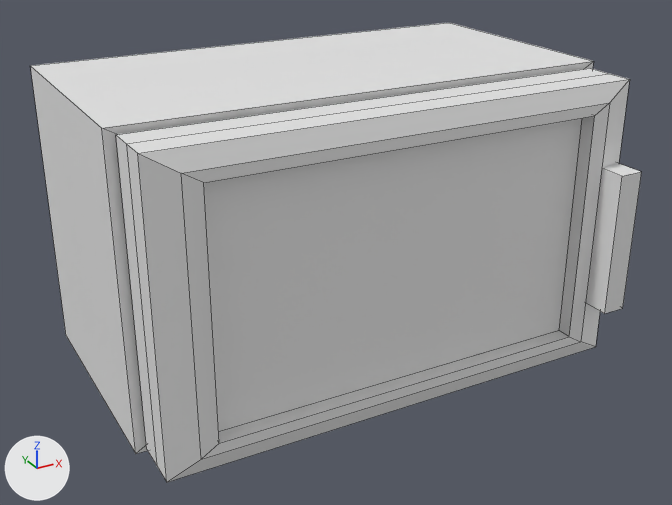
The FBX model Assets/Models/Furnitures/Microwave.fbx, before and after one commit.
Before and after are seen from a 50 mm lens placed at (4.16, -0.49, 2.19), pointed at (5.64, 2.21, 0.85). Lighting does not change. The marker at lower left points along +X, +Y and +Z. Mesh edges are drawn as thin lines. Where no turn or scale is listed for an object, it has been applied to the vertices.

The first picture shows 'Microwave'.
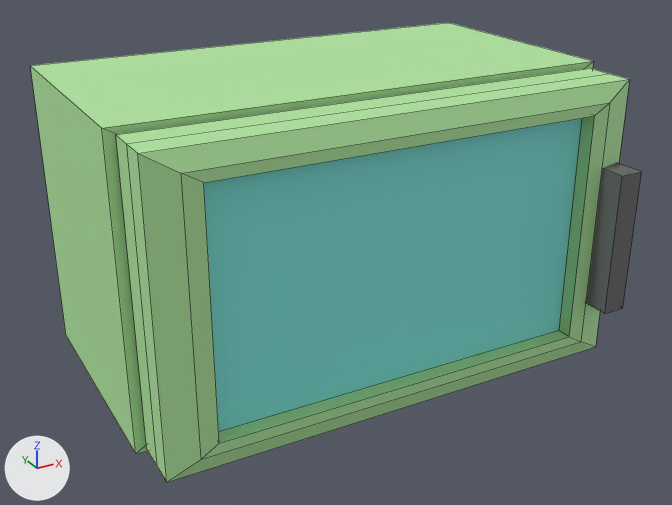
What changed in the scene script:
```text
Add mat_soft_grey:
    mat_soft_grey = principled_material('Soft grey')
    mat_soft_grey.base_color = (0.133, 0.133, 0.133)  # dark grey #666666
    mat_soft_grey.roughness = 0.69
Add mat_screen_blue:
    mat_screen_blue = principled_material('Screen blue')
    mat_screen_blue.base_color = (0.22, 0.8, 0.755)  # cyan #81e7e1
    mat_screen_blue.roughness = 0.69
Add mat_accesable_green:
    mat_accesable_green = principled_material('Accesable green')
    mat_accesable_green.base_color = (0.446, 0.8, 0.356)  # green #b2e7a1
    mat_accesable_green.roughness = 0.69
Change me_cube_018:
    where me_cube_018.from_pydata(...)  # 48 vertices, 42 faces; spans x -0.88..0.88, y -0.77..0.44, z -0.53..0.53
    used by ob_microwave; location = (5.669, 2.408, 0.953)
    me_cube_018 part 1: all 35 faces that had it switch from mat_material_002 (white #e7e7e7) to mat_accesable_green (green #b2e7a1)
    me_cube_018 part 2: all 1 face that had it switch from mat_material_003 (white #e7e7e7) to mat_screen_blue (cyan #81e7e1)
    me_cube_018 part 3: all 6 faces that had it switch from mat_material_004 (white #e7e7e7) to mat_soft_grey (dark grey #666666)
```

Boxes [x1, y1, x2, y2] around the edits, measured in the pictures (672 x 505 px):
part 1 of me_cube_018, recoloured (white to green)
    both: [31, 23, 630, 482]
part 2 of me_cube_018, recoloured (grey to cyan)
    both: [204, 118, 582, 432]
part 3 of me_cube_018, recoloured
    both: [586, 163, 642, 314]
